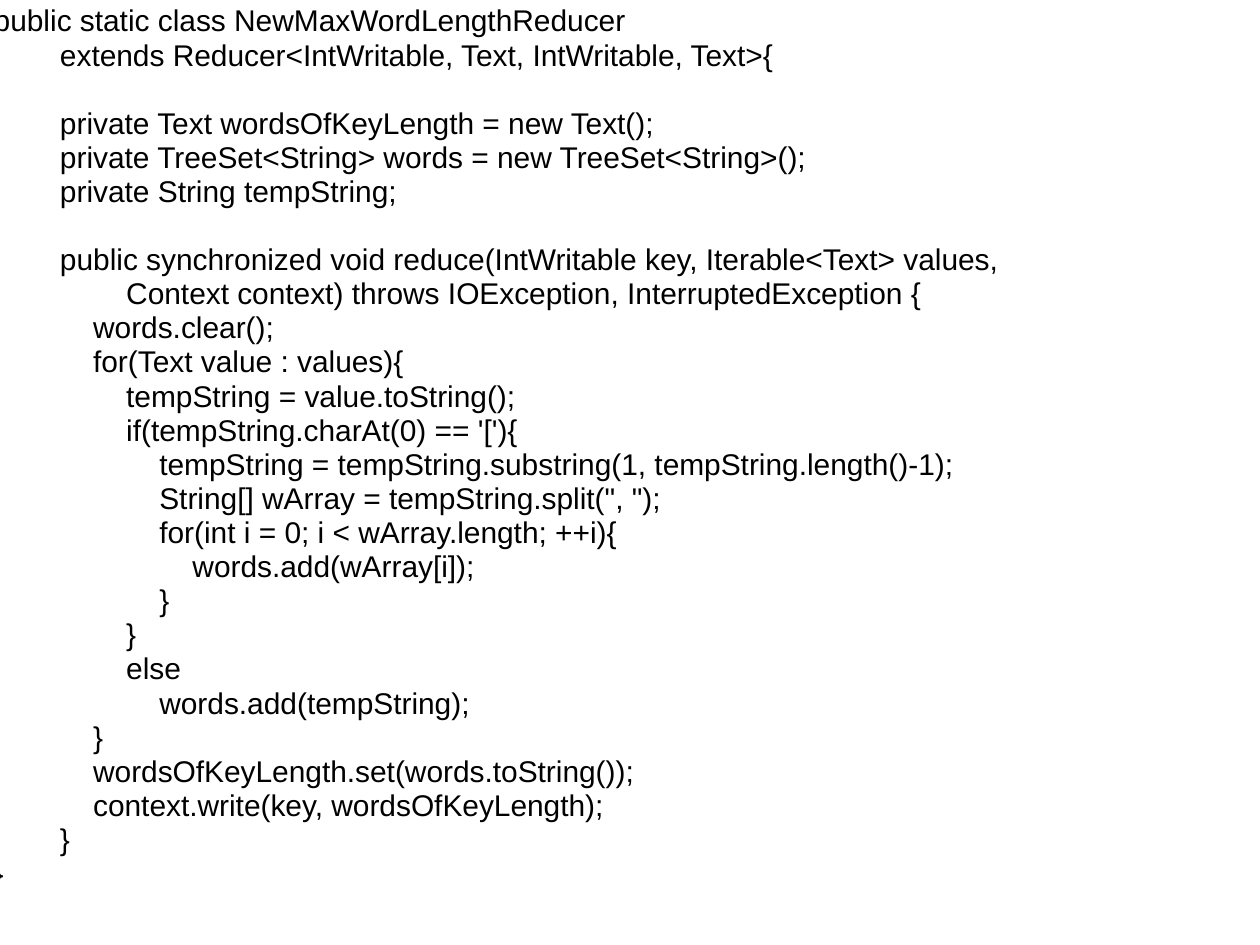
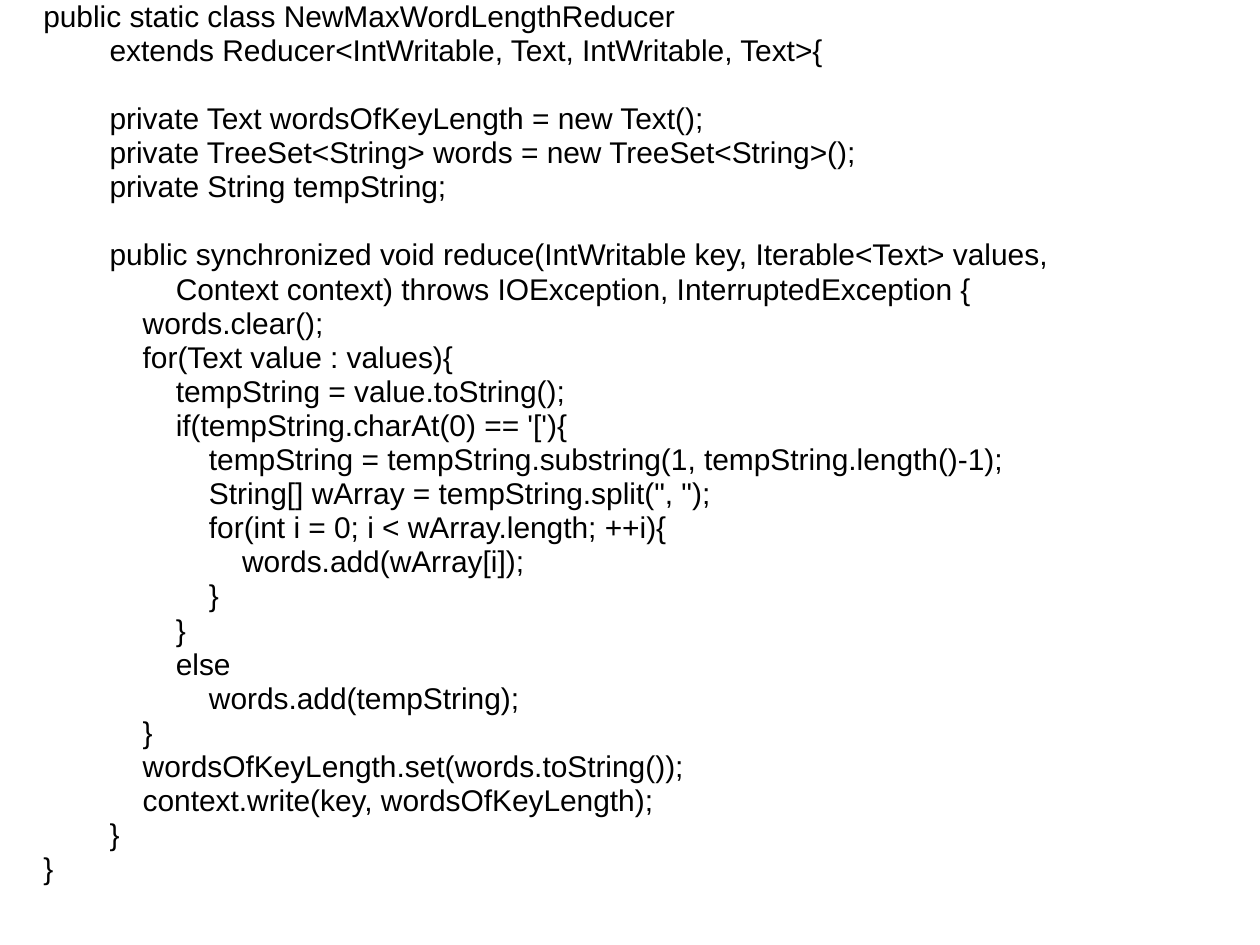
Before and after one commit to kourtni-zz/PragmaticHadoopDemo, a slide deck: slide 6 of docs/Hadoop_MapReduce_Demo.ppt. Drawn at 1260x945 pixels with LibreOffice and Linux fonts; fonts in the diff are those of the drawing. Boxes give left, top, right and bottom in pixels: in the first picture for what was removed or moved away, otherwise in the second. Text is boxed around its words. In the diff, an @@ line names an element or a change of style, - is before the commit and + after.

```diff
--- a/docs/Hadoop_MapReduce_Demo.ppt
+++ b/docs/Hadoop_MapReduce_Demo.ppt
@@ text "public static class NewMaxWordLengthReducer extends ..." rewrapped from (x1=0, y1=9, x2=998, y2=821) to (x1=43, y1=5, x2=1048, y2=817) @@
```
Also in this commit, not shown: 3 other slides changed, 1 slide added.
